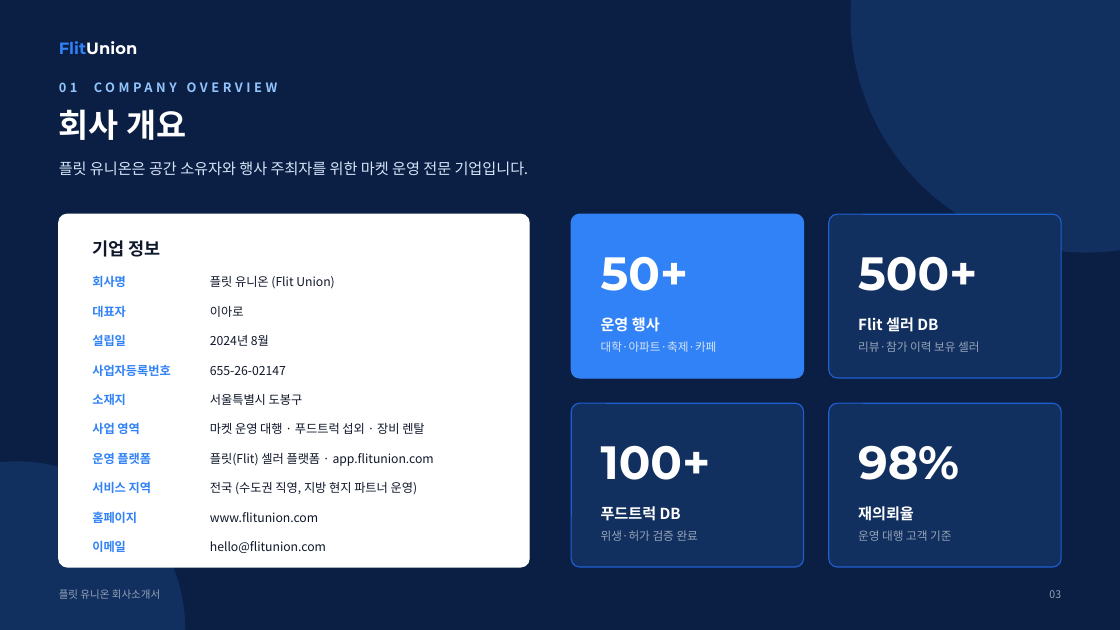
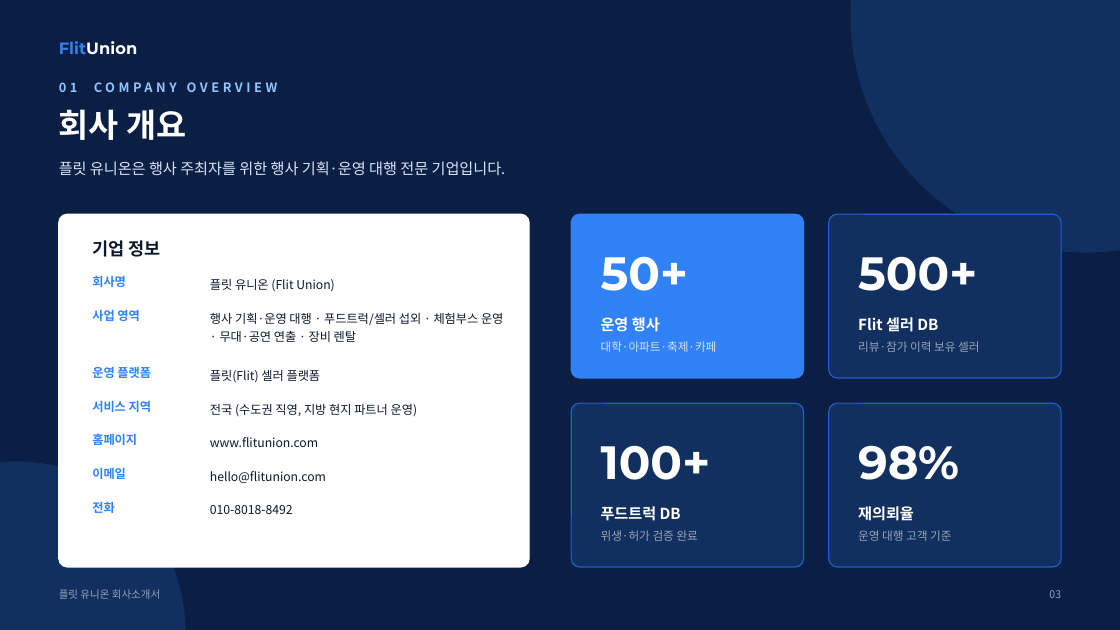
Before and after one commit to leearo9528-creator/Flitunion, a slide deck: slide 3 of docs/flitunion-company-profile.pptx. Drawn at 1120x630 pixels with LibreOffice and Linux fonts; fonts in the diff are those of the drawing. Boxes give left, top, right and bottom in pixels: in the first picture for what was removed or moved away, otherwise in the second. Text is boxed around its words. In the diff, an @@ line names an element or a change of style, - is before the commit and + after.

```diff
--- a/docs/flitunion-company-profile.pptx
+++ b/docs/flitunion-company-profile.pptx
@@ text at [59,161,506,175]: text changed @@
-플릿 유니온은 공간 소유자와 행사 주최자를 위한 마켓 운영 전문 기업입니다.
+플릿 유니온은 행사 주최자를 위한 행사 기획·운영 대행 전문 기업입니다.
@@ text "사업 영역": place and size @@
-text "사업 영역" at [92,422,139,434]
+text "사업 영역" at [92,309,139,321]
@@ text removed at [92,305,126,317] @@
-대표자
@@ text at [210,312,503,342]: text changed @@
-마켓 운영 대행 · 푸드트럭 섭외 · 장비 렌탈
+행사 기획·운영 대행 · 푸드트럭/셀러 섭외 · 체험부스 운영 · 무대·공연 연출 · 장비 렌탈
@@ text removed at [210,306,244,317] @@
-이아로
@@ text removed at [92,335,126,346] @@
-설립일
@@ text removed at [210,335,269,346] @@
-2024년 8월
@@ text "운영 플랫폼": place and size @@
-text "운영 플랫폼" at [92,452,151,464]
+text "운영 플랫폼" at [92,366,151,378]
@@ text removed at [92,364,170,376] @@
-사업자등록번호
@@ text at [210,370,321,383]: text changed @@
-플릿(Flit) 셀러 플랫폼 · app.flitunion.com
+플릿(Flit) 셀러 플랫폼
@@ text removed at [210,366,286,375] @@
-655-26-02147
@@ text "서비스 지역": place and size @@
-text "서비스 지역" at [92,481,151,493]
+text "서비스 지역" at [92,400,151,412]
@@ text removed at [92,393,126,405] @@
-소재지
@@ line spacing 1 to 1.2 in 4 elements at [210,279,334,292], [210,471,326,483], [210,437,318,447], [210,404,418,416] @@
@@ text "전국 (수도권 직영, 지방 현지 ...": place and size @@
-text "전국 (수도권 직영, 지방 현지 ..." at [210,482,418,494]
+text "전국 (수도권 직영, 지방 현지 ..." at [210,404,418,416]
@@ text removed at [210,394,303,405] @@
-서울특별시 도봉구
@@ 4 texts: place and size @@
-4 texts at [92,511,326,553]
+4 texts at [92,433,326,483]
@@ text added at [92,501,114,513], 10.5 pt, text #3182F6, bold @@
+전화
@@ text added at [210,505,293,514], 10.5 pt, text #0F172A @@
+010-8018-8492
```
Also in this commit, not shown: 16 other slides changed, 4 slides added, 4 other files.
